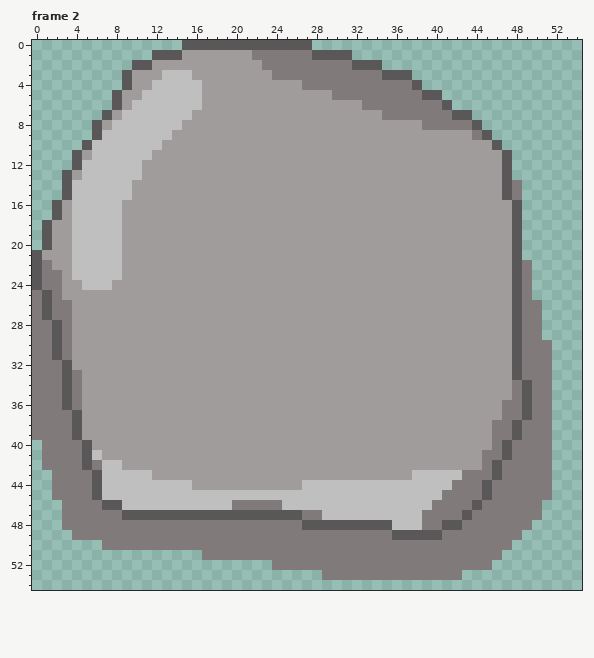
Pixel-art file, stored at Assets/Rocks.aseprite. That is the earlier state.
55x55 pixels, 5 frames. Shown: frame 2. The commit also changed other frames, which this record leaves out.
Once edited:
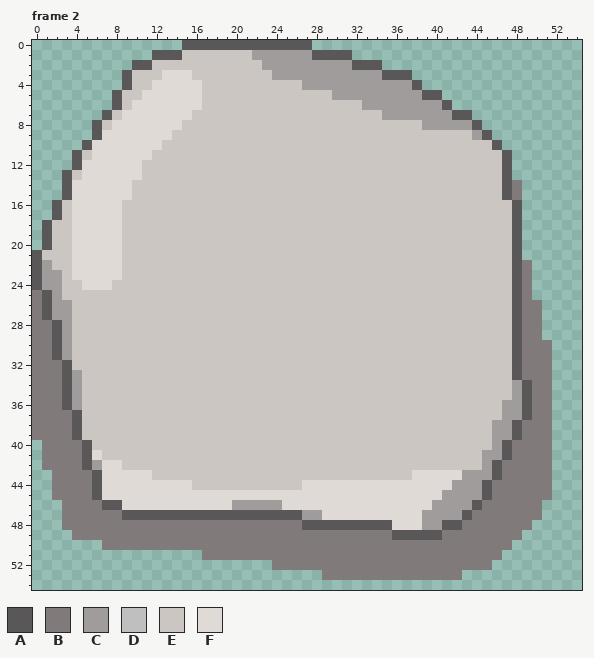
Palette (. is transparent): A #595757  B #807b7a  C #9f9c9b  D #bfbfbf  E #cbc6c1  F #dfdad6
Change:
Changed rows in their new state; - is an unchanged pixel.
Frame 2, layer "Layer 1":
first column x 1:
 1 --------------EEEEEEECCCCCC---------------------
 2 -----------EEEEEEEEEEECCCCCCCCC-----------------
 3 ---------EEEFFFEEEEEEEECCCCCCCCCCC--------------
 4 ---------EEFFFFFEEEEEEEEEECCCCCCCCCCC-----------
 5 --------EEFFFFFFEEEEEEEEEEEEECCCCCCCCC----------
 6 --------EFFFFFFFEEEEEEEEEEEEEEEECCCCCCCC--------
 7 -------EFFFFFFFEEEEEEEEEEEEEEEEEEECCCCCCC-------
 8 ------EFFFFFFFEEEEEEEEEEEEEEEEEEEEEEEECCCCC-----
 9 ------FFFFFFFEEEEEEEEEEEEEEEEEEEEEEEEEEEEEEC----
10 -----FFFFFFFEEEEEEEEEEEEEEEEEEEEEEEEEEEEEEEEE---
11 ----EFFFFFFEEEEEEEEEEEEEEEEEEEEEEEEEEEEEEEEEEE--
12 ----FFFFFFEEEEEEEEEEEEEEEEEEEEEEEEEEEEEEEEEEEE--
13 ---EFFFFFFEEEEEEEEEEEEEEEEEEEEEEEEEEEEEEEEEEEE--
14 ---FFFFFFEEEEEEEEEEEEEEEEEEEEEEEEEEEEEEEEEEEEE--
15 ---FFFFFFEEEEEEEEEEEEEEEEEEEEEEEEEEEEEEEEEEEEE--
16 --EFFFFFEEEEEEEEEEEEEEEEEEEEEEEEEEEEEEEEEEEEEEE-
17 --EFFFFFEEEEEEEEEEEEEEEEEEEEEEEEEEEEEEEEEEEEEEE-
18 -EEFFFFFEEEEEEEEEEEEEEEEEEEEEEEEEEEEEEEEEEEEEEE-
19 -EEFFFFFEEEEEEEEEEEEEEEEEEEEEEEEEEEEEEEEEEEEEEE-
20 -EEFFFFFEEEEEEEEEEEEEEEEEEEEEEEEEEEEEEEEEEEEEEE-
21 EEEFFFFFEEEEEEEEEEEEEEEEEEEEEEEEEEEEEEEEEEEEEEE-
22 CEEFFFFFEEEEEEEEEEEEEEEEEEEEEEEEEEEEEEEEEEEEEEE-
23 CCEFFFFFEEEEEEEEEEEEEEEEEEEEEEEEEEEEEEEEEEEEEEE-
24 CCEEFFFEEEEEEEEEEEEEEEEEEEEEEEEEEEEEEEEEEEEEEEE-
25 -CEEEEEEEEEEEEEEEEEEEEEEEEEEEEEEEEEEEEEEEEEEEEE-
26 -CCEEEEEEEEEEEEEEEEEEEEEEEEEEEEEEEEEEEEEEEEEEEE-
27 -CCEEEEEEEEEEEEEEEEEEEEEEEEEEEEEEEEEEEEEEEEEEEE-
28 --CEEEEEEEEEEEEEEEEEEEEEEEEEEEEEEEEEEEEEEEEEEEE-
29 --CEEEEEEEEEEEEEEEEEEEEEEEEEEEEEEEEEEEEEEEEEEEE-
30 --CEEEEEEEEEEEEEEEEEEEEEEEEEEEEEEEEEEEEEEEEEEEE-
31 --CEEEEEEEEEEEEEEEEEEEEEEEEEEEEEEEEEEEEEEEEEEEE-
32 ---EEEEEEEEEEEEEEEEEEEEEEEEEEEEEEEEEEEEEEEEEEEE-
33 ---CEEEEEEEEEEEEEEEEEEEEEEEEEEEEEEEEEEEEEEEEEEE-
34 ---CEEEEEEEEEEEEEEEEEEEEEEEEEEEEEEEEEEEEEEEEEEEC
35 ---CEEEEEEEEEEEEEEEEEEEEEEEEEEEEEEEEEEEEEEEEEEEC
36 ---CEEEEEEEEEEEEEEEEEEEEEEEEEEEEEEEEEEEEEEEEEECC
37 ----EEEEEEEEEEEEEEEEEEEEEEEEEEEEEEEEEEEEEEEEEECC
38 ----EEEEEEEEEEEEEEEEEEEEEEEEEEEEEEEEEEEEEEEEECC-
39 ----EEEEEEEEEEEEEEEEEEEEEEEEEEEEEEEEEEEEEEEEECC-
40 -----EEEEEEEEEEEEEEEEEEEEEEEEEEEEEEEEEEEEEEEEC--
41 -----FEEEEEEEEEEEEEEEEEEEEEEEEEEEEEEEEEEEEEECC--
42 -----CFFEEEEEEEEEEEEEEEEEEEEEEEEEEEEEEEEEEEEC---
43 ------FFFFFEEEEEEEEEEEEEEEEEEEEEEEEEEFFFFFCCC---
44 ------FFFFFFFFFEEEEEEEEEEEFFFFFFFFFFFFFFFCCC----
45 ------FFFFFFFFFFFFFFFFFFFFFFFFFFFFFFFFFFCCCC----
46 --------FFFFFFFFFFFCCCCCFFFFFFFFFFFFFFFCCCC-----
47 --------------------------CCFFFFFFFFFFCCCC------
48 -----------------------------------FFFCC--------
Changed places in both pictures, as pixel boxes (x1, y1, x2, y2):
changed: (42, 50, 522, 530)
